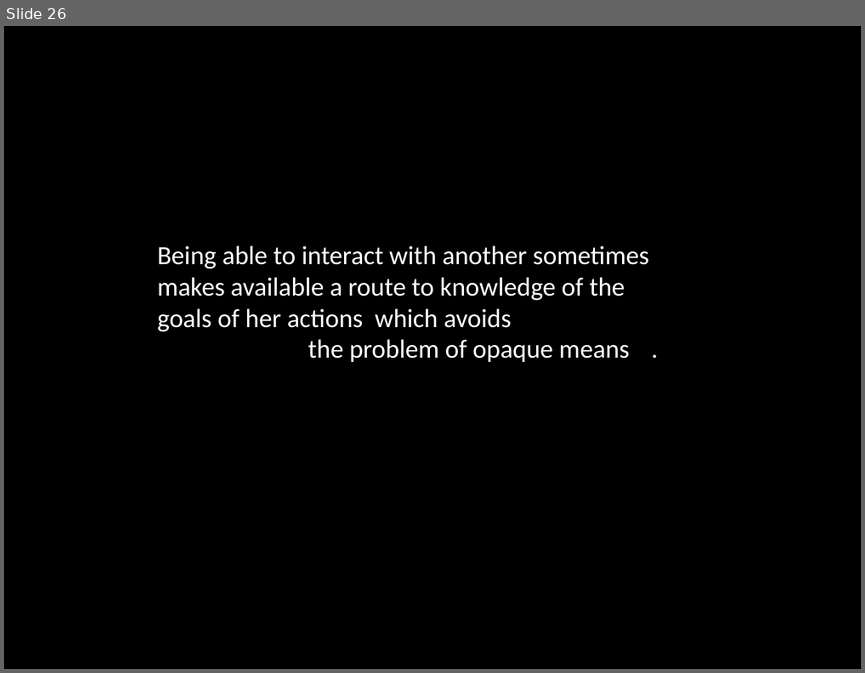
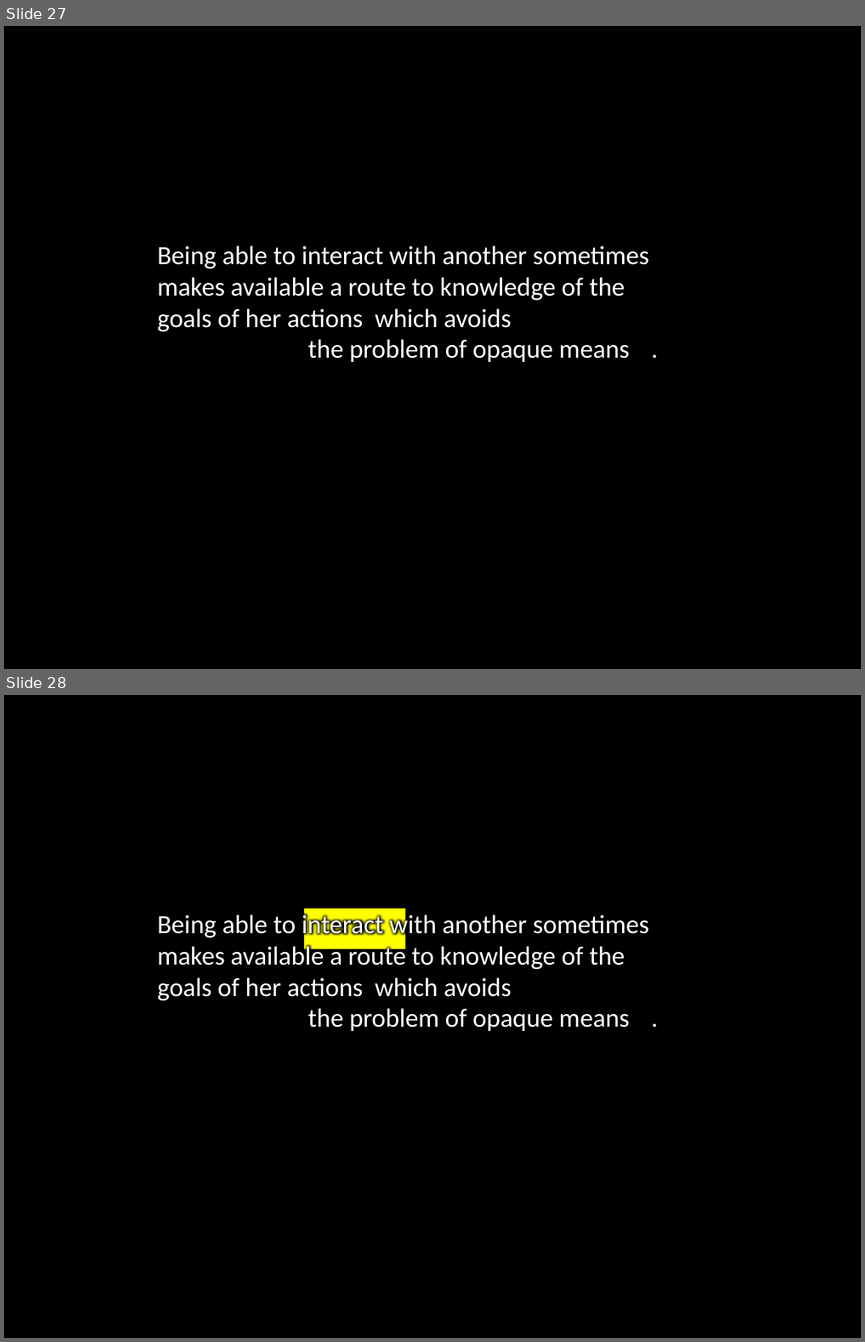
Before and after one commit to butterfill/writing, a slide deck: joint action and knowing others minds/conf budapest ceu talk cognitive 2012-09/interacting mindreaders.ppt.pptx. Shown one above the other, each under a label of ours: slide 26 before the commit, slides 27 and 28 after it. The pictures are 865x673 and 865x1342 pixels, drawn with LibreOffice and Linux fonts; fonts in the diff are those of the drawing. Boxes give left, top, right and bottom in pixels: in the first picture for what was removed or moved away, otherwise in the second. Text is boxed around its words. In the diff, an @@ line names an element or a change of style, - is before the commit and + after.

```diff
--- a/joint action and knowing others minds/conf budapest ceu talk cognitive 2012-09/interacting mindreaders.ppt.pptx
+++ b/joint action and knowing others minds/conf budapest ceu talk cognitive 2012-09/interacting mindreaders.ppt.pptx
@@ slide 28 added at (4, 695, 861, 1338), background #000000 @@
@@ text added at (157, 911, 649, 1001), 22 pt, text #FFFFFF @@
+Being able to interact with another sometimes makes available a route to knowledge of the goals of her actions which avoids
@@ rectangle added at (304, 908, 405, 948), fill #FFFF00 @@
@@ text added at (642, 996, 663, 1036), 22 pt, text #FFFFFF @@
+.
@@ text added at (308, 1008, 630, 1031), 22 pt, text #FFFFFF @@
+the problem of opaque means
@@ what was slide 26 is now slide 27 @@
```
Also in this commit, not shown: 9 slides changed, 4 other slides added, 3 other files.
